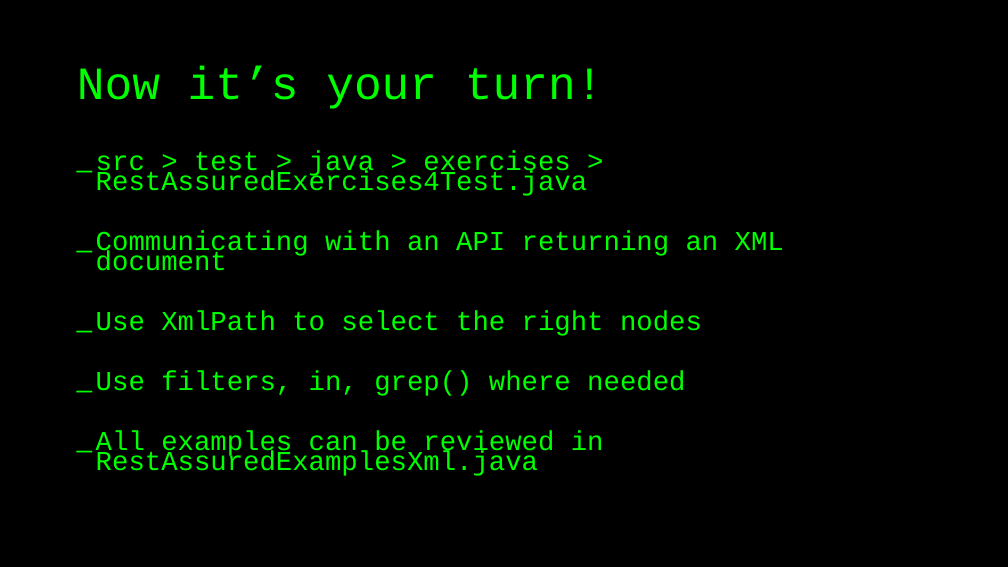
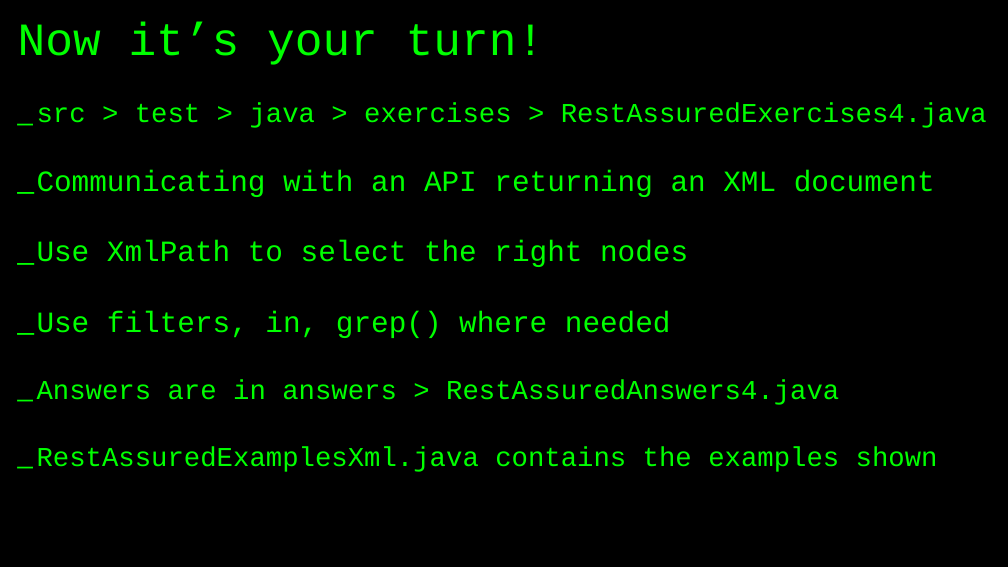
Before and after one commit to basdijkstra/rest-assured-workshop, a slide deck: slide 65 of RestAssuredWorkshop.pptx (slide 42 before the commit). Drawn at 1008x567 pixels with LibreOffice and Linux fonts; fonts in the diff are those of the drawing. Boxes give left, top, right and bottom in pixels: in the first picture for what was removed or moved away, otherwise in the second. Text is boxed around its words. In the diff, an @@ line names an element or a change of style, - is before the commit and + after.

```diff
--- a/RestAssuredWorkshop.pptx
+++ b/RestAssuredWorkshop.pptx
@@ title "Now it’s your turn!": place and size @@
-title "Now it’s your turn!" at (77,67,604,109)
+title "Now it’s your turn!" at (18,22,545,65)
@@ text "src > test > java ...": place and size @@
-text "src > test > java ..." at (96,151,784,476)
+text "src > test > java ..." at (37,103,987,472)
@@ text at (37,103,987,128): text changed @@
-_ src > test > java > exercises > RestAssuredExercises4Test.java
+_ src > test > java > exercises > RestAssuredExercises4.java
@@ text at (37,170,935,338): size 26 to 28 pt in "Communicating with an API returning an XML ...", "Use XmlPath to select the right nodes", "Use filters, in, grep() where needed"; line spacing 0.6 to 0.7 @@
@@ text at (37,380,938,472): text changed @@
-_ All examples can be reviewed in RestAssuredExamplesXml.java
+_ Answers are in answers > RestAssuredAnswers4.java
+_ RestAssuredExamplesXml.java contains the examples shown
```
Also in this commit, not shown: 25 other slides changed, 37 slides added, 13 slides removed, 20 other files.
